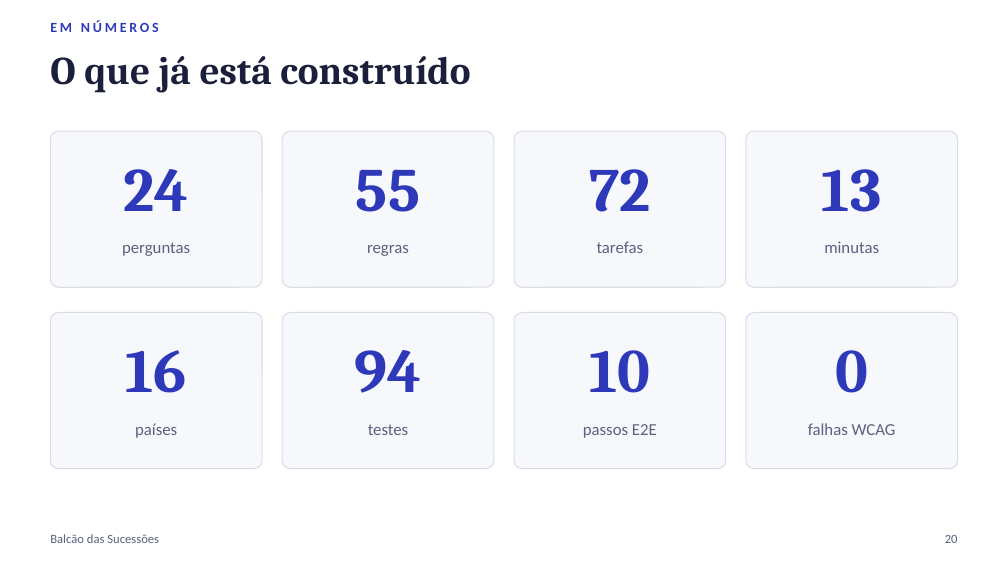
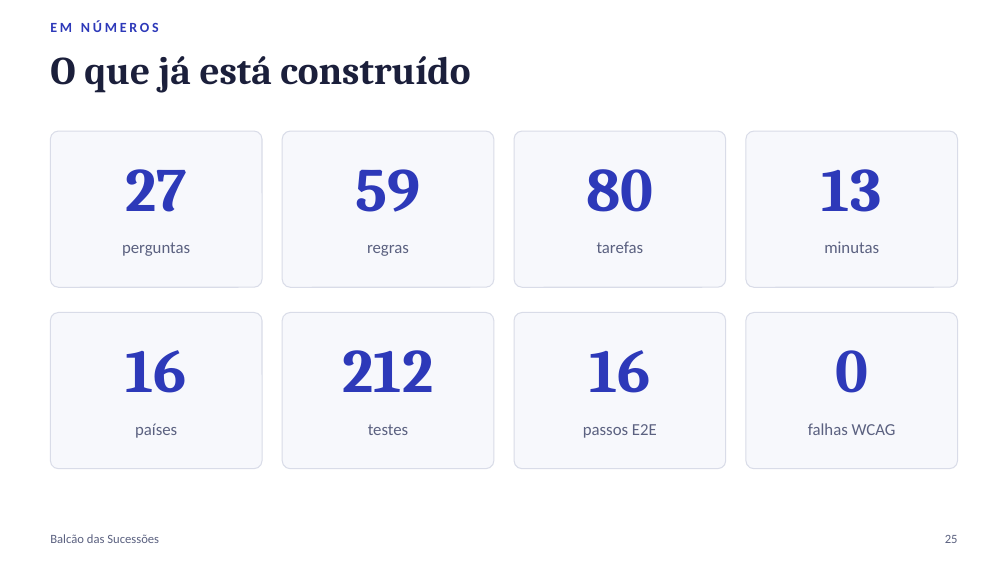
Before and after one commit to nelsonsous/balcao-sucessoes, a slide deck: slide 25 of docs/Balcao-das-Sucessoes-Apresentacao.pptx (slide 20 before the commit). Drawn at 1008x567 pixels with LibreOffice and Linux fonts; fonts in the diff are those of the drawing. Boxes give left, top, right and bottom in pixels: in the first picture for what was removed or moved away, otherwise in the second. Text is boxed around its words. In the diff, an @@ line names an element or a change of style, - is before the commit and + after.

```diff
--- a/docs/Balcao-das-Sucessoes-Apresentacao.pptx
+++ b/docs/Balcao-das-Sucessoes-Apresentacao.pptx
@@ text at [125,169,187,212]: text changed @@
-24
+27
@@ text at [356,169,421,212]: text changed @@
-55
+59
@@ text at [586,169,653,212]: text changed @@
-72
+80
@@ text at [343,350,434,392]: text changed @@
-94
+212
@@ text at [589,350,650,393]: text changed @@
-10
+16
@@ text at [945,535,958,543]: text changed @@
-20
+25
```
Also in this commit, not shown: 6 other slides changed, 5 slides added, 13 other files.
